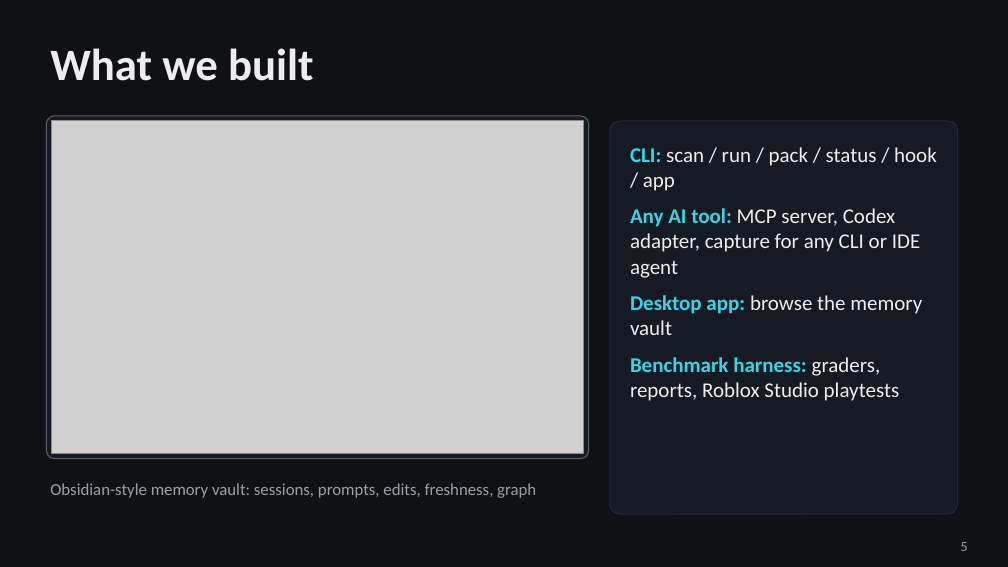
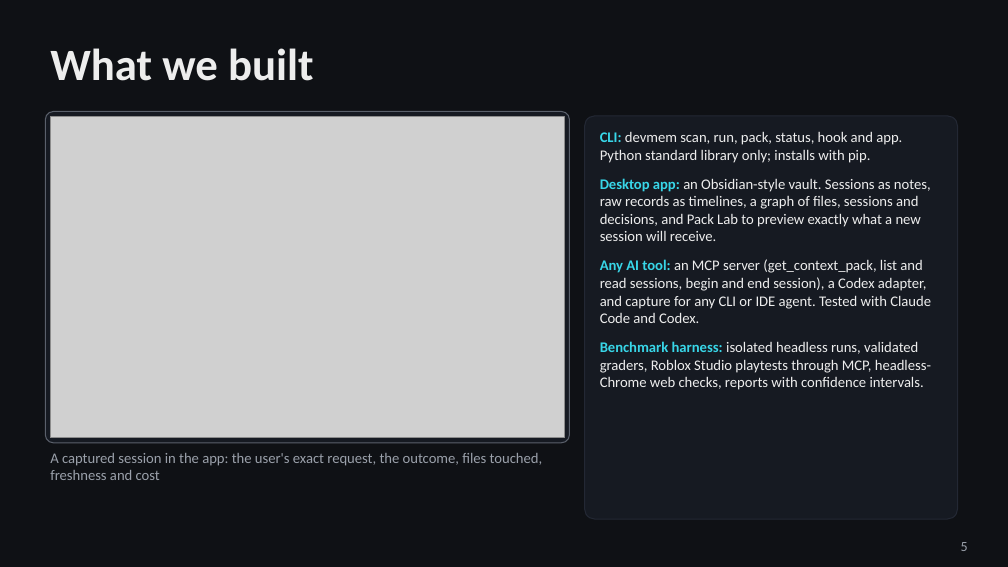
Before and after one commit to Thamer-A/devmemory-hackathon, a slide deck: slide 5 of docs/deck/DevMemory.pptx. Drawn at 1008x567 pixels with LibreOffice and Linux fonts; fonts in the diff are those of the drawing; grey boxes stand for pictures. Boxes give left, top, right and bottom in pixels: in the first picture for what was removed or moved away, otherwise in the second. Text is boxed around its words. In the diff, an @@ line names an element or a change of style, - is before the commit and + after.

```diff
--- a/docs/deck/DevMemory.pptx
+++ b/docs/deck/DevMemory.pptx
@@ rounded rectangle: place and size @@
-rounded rectangle at <box>46,116,589,459</box>
+rounded rectangle at <box>45,112,570,444</box>
@@ picture: place and size @@
-picture at <box>51,121,584,454</box>
+picture at <box>50,117,564,438</box>
@@ rounded rectangle: place and size @@
-rounded rectangle at <box>610,121,958,514</box>
+rounded rectangle at <box>585,116,958,519</box>
@@ rounded rectangle at <box>585,116,958,519</box>: proportions changed @@
@@ text at <box>600,132,931,390</box>: text changed; size 15 to 10.5 pt @@
-• CLI: scan / run / pack / status / hook / app
-• Any AI tool: MCP server, Codex adapter, capture for any CLI or IDE agent
-• Desktop app: browse the memory vault
-• Benchmark harness: graders, reports, Roblox Studio playtests
+• CLI: devmem scan, run, pack, status, hook and app. Python standard library only; installs with pip.
+• Desktop app: an Obsidian-style vault. Sessions as notes, raw records as timelines, a graph of files, sessions and decisions, and Pack Lab to preview exactly what a new session will receive.
+• Any AI tool: an MCP server (get_context_pack, list and read sessions, begin and end session), a Codex adapter, and capture for any CLI or IDE agent. Tested with Claude Code and Codex.
+• Benchmark harness: isolated headless runs, validated graders, Roblox Studio playtests through MCP, headless-Chrome web checks, reports with confidence intervals.
@@ text "A captured session in the ..." at <box>50,453,543,480</box>: vertical alignment middle to top @@
@@ text at <box>50,453,543,480</box>: text changed; size 12 to 10.5 pt @@
-Obsidian-style memory vault: sessions, prompts, edits, freshness, graph
+A captured session in the app: the user's exact request, the outcome, files touched, freshness and cost
```
Also in this commit, not shown: 8 other slides changed, 1 slide added, 1 slide removed, 12 other files.
